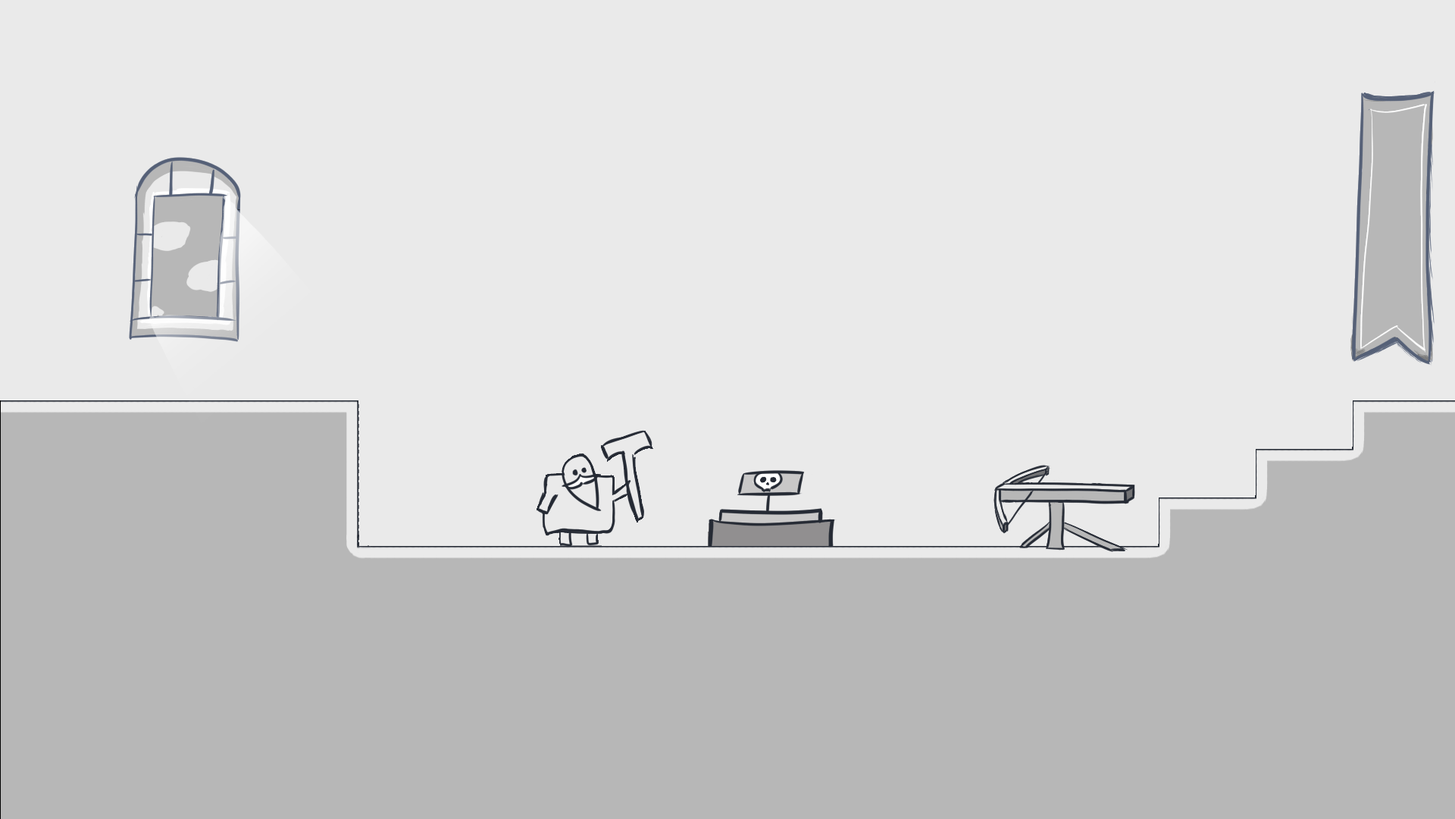
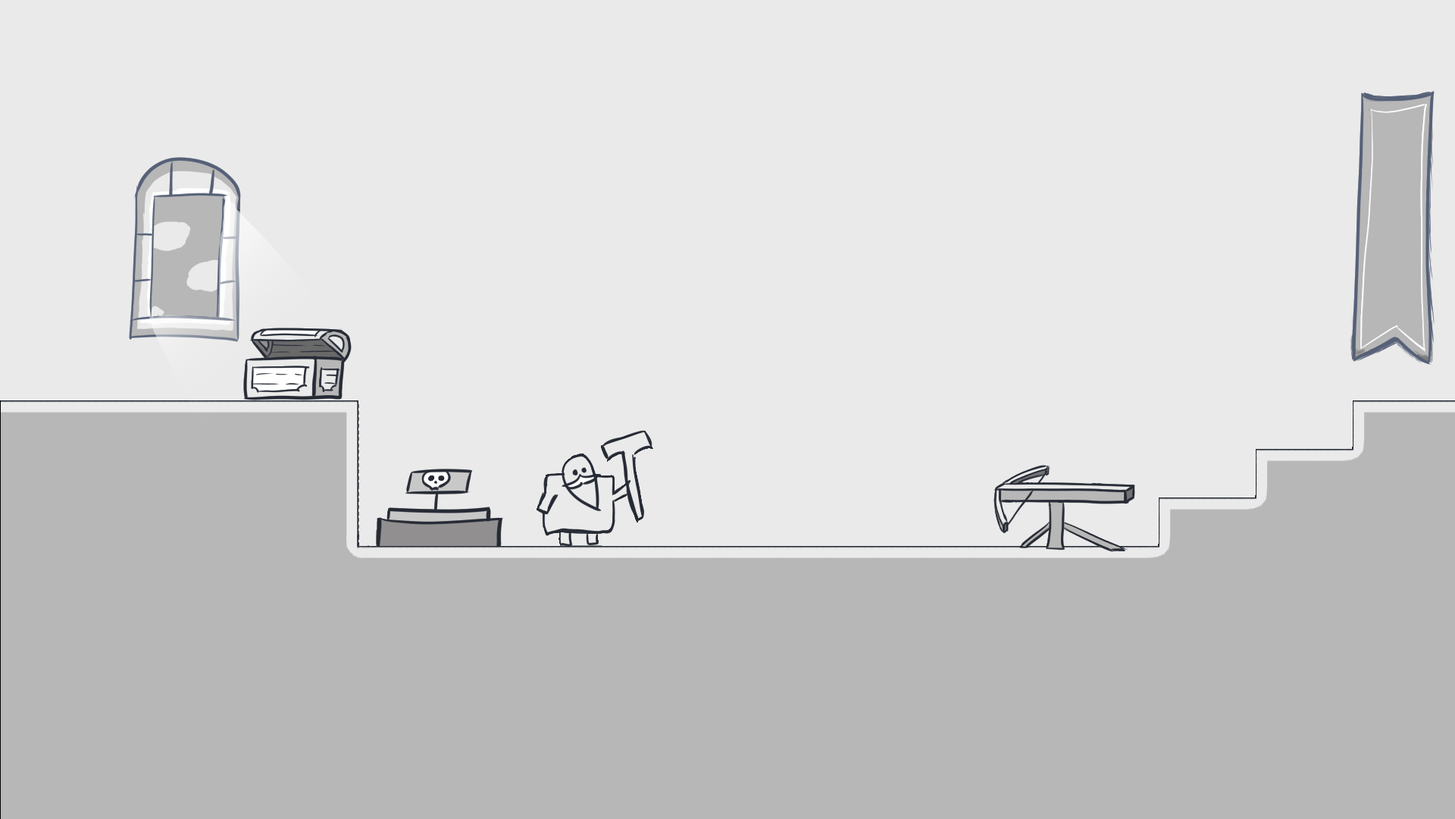
Comparing the layer stacks of the two 1455x819 images. Changes:
painted on "03_tmp.png" over [243, 327, 838, 546]
painted on "Background" over [243, 327, 838, 546]
